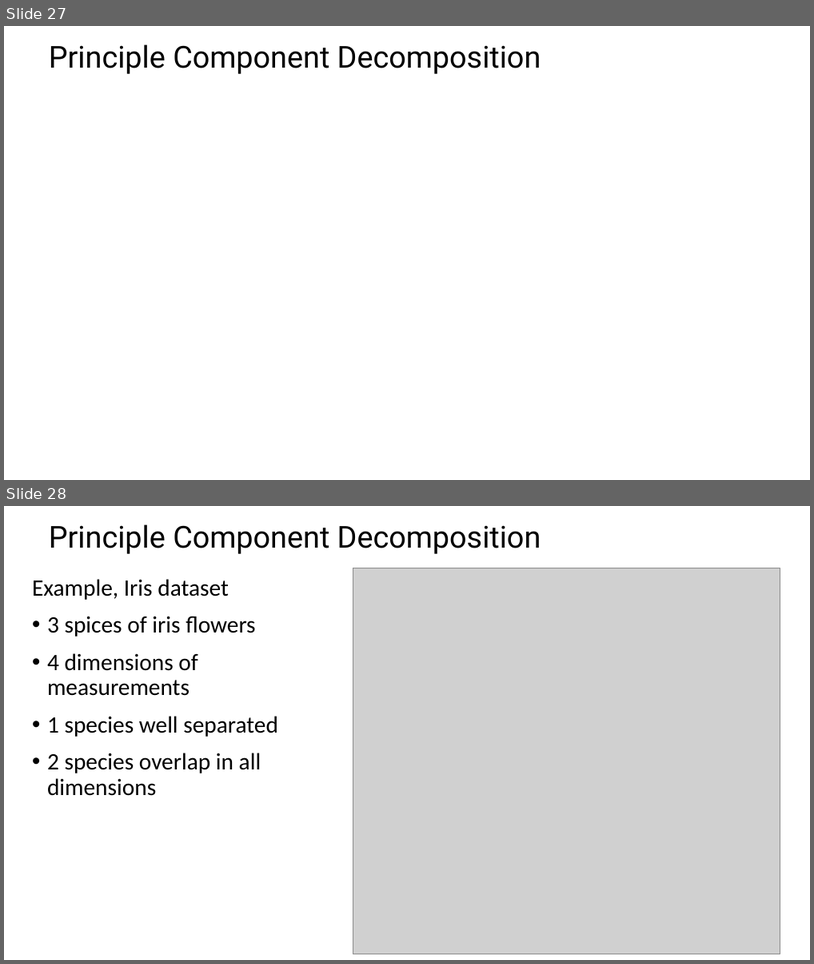
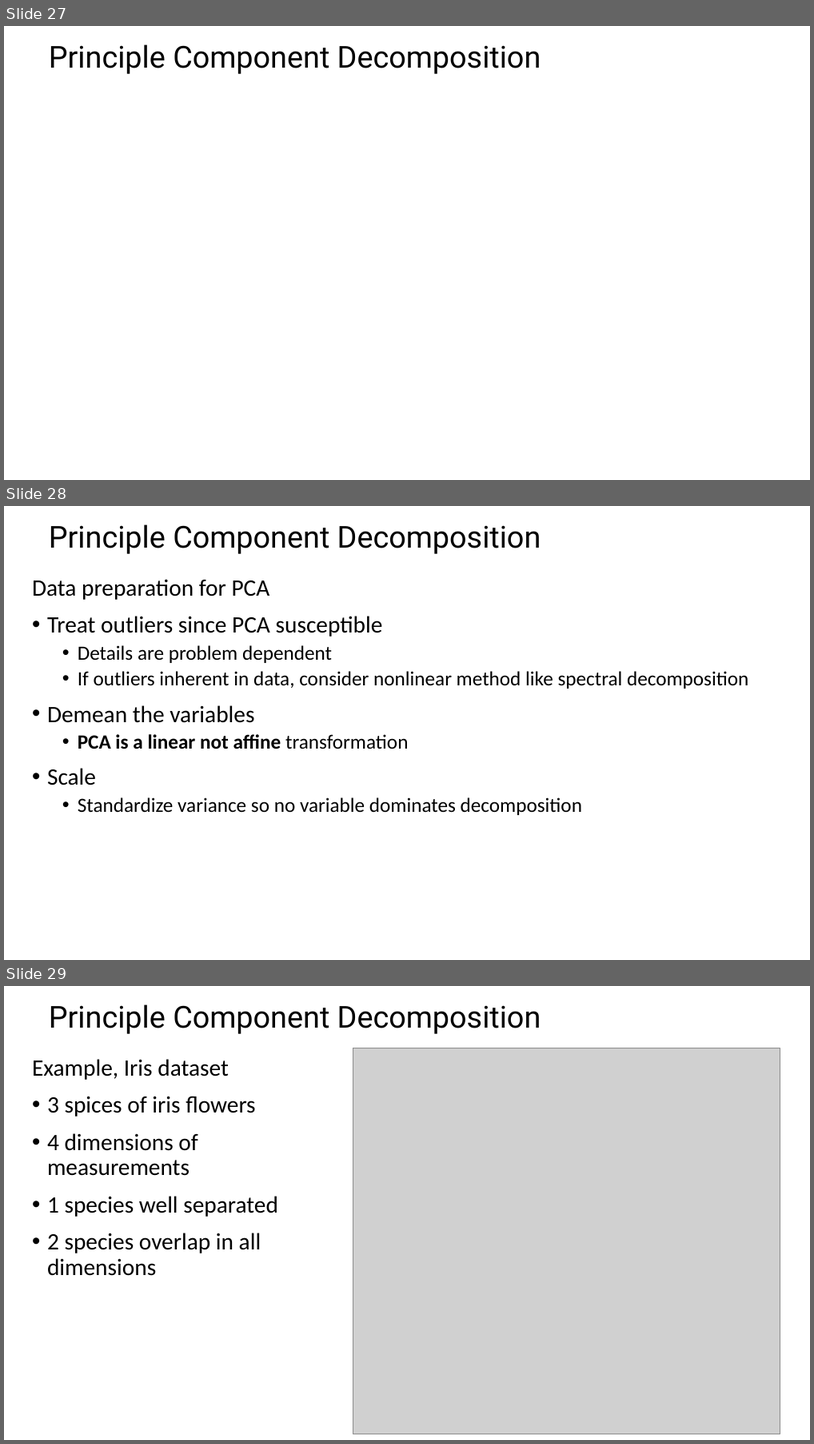
Before and after one commit to StephenElston/CSCI-E-108, a slide deck: slides/10_DimensionalityReduction_Part1.pptx. Shown one above the other, each under a label of ours: slides 27 and 28 before the commit, slides 27, 28 and 29 after it. The pictures are 814x964 and 814x1444 pixels, drawn with LibreOffice and Linux fonts; fonts in the diff are those of the drawing; grey boxes stand for pictures. Boxes give left, top, right and bottom in pixels: in the first picture for what was removed or moved away, otherwise in the second. Text is boxed around its words. In the diff, an @@ line names an element or a change of style, - is before the commit and + after.

```diff
--- a/slides/10_DimensionalityReduction_Part1.pptx
+++ b/slides/10_DimensionalityReduction_Part1.pptx
@@ slide 28 added at bbox=[4, 506, 810, 960], background #FFFFFF @@
@@ title added at bbox=[49, 524, 542, 554], 36 pt, text #000000 @@
+Principle Component Decomposition
@@ text added at bbox=[32, 579, 749, 815], 24 pt, text #000000 @@
+Data preparation for PCA
+• Treat outliers since PCA susceptible
+  • Details are problem dependent
+  • If outliers inherent in data, consider nonlinear method like spectral decomposition
+• Demean the variables
+  • PCA is a linear not affine transformation
+• Scale
+  • Standardize variance so no variable dominates decomposition
@@ what was slide 28 is now slide 29 @@
```
Also in this commit, not shown: 2 slides changed.
